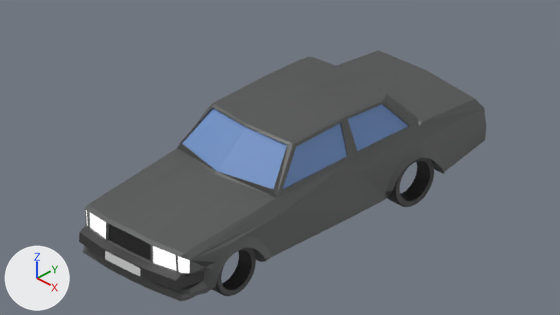
Renders of the Blender file blender/Cars/Volvo/Volvo240_2.blend from each side of a commit.
The view is the same before and after, from the file's camera 'Camera'. Arrows for +X, +Y and +Z are at lower left; the lights stay in place.

Script lines for the objects in view, before the commit:
```python
mat_material = principled_material('Material')
mat_material.base_color = (0.158, 0.163, 0.16)  # grey #6f706f
mat_material.metallic = 0.7
mat_material.roughness = 0.6
mat_material.specular_ior_level = 0.3
me_cube_001 = bpy.data.meshes.new('Cube.001')
me_cube_001.from_pydata(...)  # 321 vertices, 261 faces, 1 loose edge; spans x 0.0..0.19, y -1.4..1.35, z -0.38..0.5
# faces by material slot: [208, 4, 25, 11, 1, 12]
me_cube_001.materials.append(mat_material)  # grey #6f706f
me_cube_001.materials.append(mat_windows)  # blue #83aae7
me_cube_001.materials.append(mat_grille)  # black #252525
me_cube_001.materials.append(mat_frontlights)  # grey #929493
me_cube_001.materials.append(mat_plate)  # white #e7e7e7
me_cube_001.materials.append(mat_bumper)  # black #3b3b3b
me_cylinder_010 = bpy.data.meshes.new('Cylinder.010')
me_cylinder_010.from_pydata(...)  # 256 vertices, 198 faces; spans x -0.305..0.305, y -0.101..0.101, z -0.703..-0.094
me_cylinder_010.materials.append(mat_tire)  # black #303030
me_cylinder_011 = bpy.data.meshes.new('Cylinder.011')
me_cylinder_011.from_pydata(...)  # 256 vertices, 198 faces; spans x -0.305..0.305, y -0.101..0.101, z -0.703..-0.094
me_cylinder_011.materials.append(mat_tire)  # black #303030
ob_car_body = bpy.data.objects.new('Car Body', me_cube_001)
ob_car_body.location = (0.0, 0.0, 0.0)
ob_car_body.scale = (4.79, 1.71, 1.43)
_m = ob_car_body.modifiers.new('Mirror', 'MIRROR')
ob_tire_2 = bpy.data.objects.new('Tire 2', me_cylinder_010)
ob_tire_2.location = (0.75, 1.194, 0.0)
ob_tire_2.rotation_euler = (0.0, 0.0, 1.571)  # degrees (0, 0, 90)
ob_tire_4 = bpy.data.objects.new('Tire 4', me_cylinder_011)
ob_tire_4.location = (0.75, -1.507, 0.0)
ob_tire_4.rotation_euler = (0.0, 0.0, 1.571)  # degrees (0, 0, 90)
```
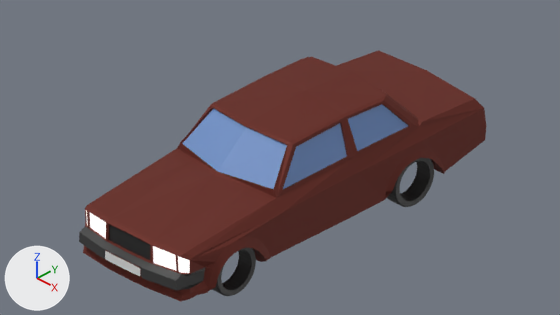
Where the change shows, as pixel boxes [x1, y1, x2, y2] in the pictures (560 x 315 px):
'Car Body', recoloured: [83, 50, 486, 301] in both

Patch to the scene script:
```diff
--- a/blender/Cars/Volvo/Volvo240_2.blend.py
+++ b/blender/Cars/Volvo/Volvo240_2.blend.py
@@ mat_material @@
 mat_material = principled_material('Material')
-mat_material.base_color = (0.158, 0.163, 0.16)  # grey #6f706f
+mat_material.base_color = (0.163, 0.0318, 0.0225)  # dark red #703229
 mat_material.metallic = 0.7
```
